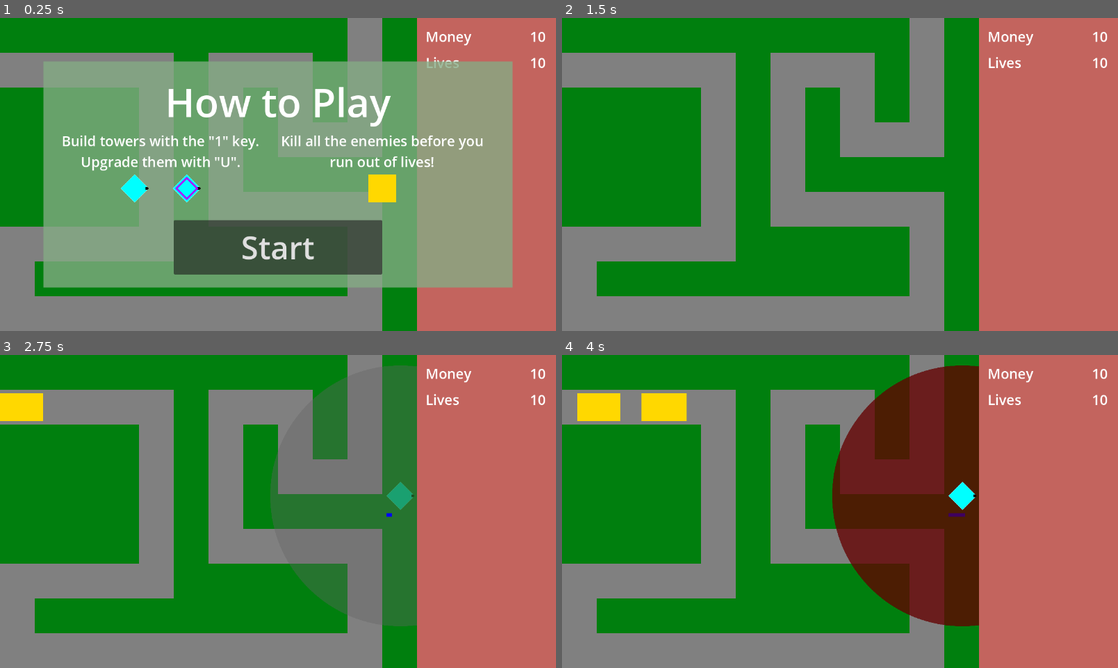
Above: before the commit, frames 1-4 (two rows, left to right).
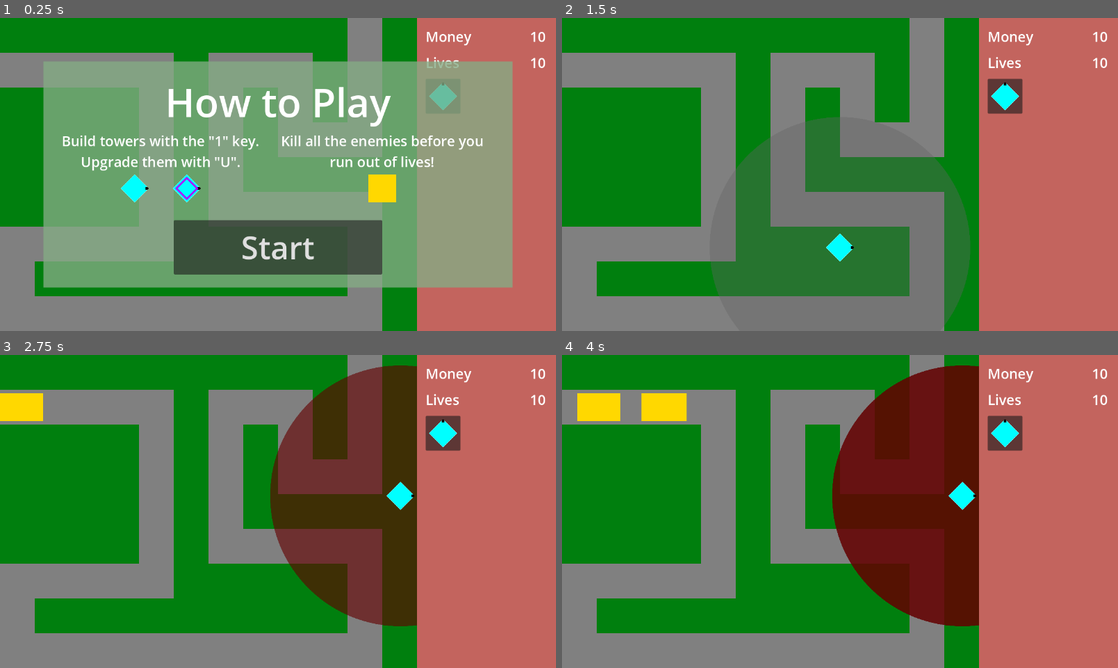
Above: after the commit, the same moments.

Repository: phrasmotica/godot-tower-defence
Game: Godot game, scene res://scenes/game.tscn
Same seed, same stepped clock (60 frames per second), same inputs: the game is played once before the commit and once after it.
Inputs (mouse positions are in pixels of both pictures, inside the frame that each line leads up to):
- Up to frame 1 (0.25 s): no input
- Up to frame 2 (1.5 s): click (1006, 96) at 0.52 s; click "Start" at 1.25 s
- Up to frame 3 (2.75 s): tap Enter (ui_accept) at 2, 2.27 s; move the mouse to (400, 495) at 2.02 s; hold U (tower_upgrade) from 2.03 s (still down); tap 1 (tower_1) at 2.1 s; click (400, 495) at 2.17 s
- Up to frame 4 (4 s): move the mouse to (962, 495) at 2.77 s; release U (tower_upgrade) at 2.78 s; tap 1 (tower_1) at 2.85, 3.6 s; click (962, 495) at 2.92 s; tap Enter (ui_accept) at 3.02 s; hold U (tower_upgrade) from 3.53 s (still down); click (962, 495) at 3.67 s

The runs differ from the first frame. In frame 1, 0.2% of the frame differs, in the area x 77-83%, y 20-30%; in frame 2, 15%; in frame 3, 19%, in the area x 48-83%, y 3-87%; in frame 4, 0.8%.

Commit message:
Allow buying gun tower via button in game UI

Diff:
--- a/scenes/game.tscn
+++ b/scenes/game.tscn
@@ -220,3 +220,4 @@
 [connection signal="tower_upgrade_start" from="Towers" to="Managers/BankManager" method="_on_towers_tower_upgrade_start"]
 [connection signal="start" from="UICanvas/StartGame" to="Managers/WavesManager" method="_on_start_game_start"]
 [connection signal="start" from="UICanvas/StartGame" to="Towers" method="_on_start_game_start"]
+[connection signal="buy_gun_tower_button" from="UICanvas/GameUI" to="Towers" method="_on_game_ui_buy_gun_tower_button"]
--- a/scenes/game_ui.tscn
+++ b/scenes/game_ui.tscn
@@ -1,10 +1,14 @@
-[gd_scene format=3 uid="uid://drho24vtc7gs3"]
+[gd_scene load_steps=3 format=3 uid="uid://drho24vtc7gs3"]
+
+[ext_resource type="Texture2D" uid="uid://b3723x1ovx18d" path="res://assets/sprites/tower1.png" id="1_02kwm"]
+[ext_resource type="Script" path="res://scripts/game_ui.gd" id="1_7yk5n"]
 
 [node name="GameUI" type="Control"]
 layout_mode = 3
 anchors_preset = 0
 offset_right = 320.0
 offset_bottom = 720.0
+script = ExtResource("1_7yk5n")
 
 [node name="ColorRect" type="ColorRect" parent="."]
 layout_mode = 1
@@ -49,3 +53,15 @@
 offset_bottom = 45.0
 theme_override_font_sizes/font_size = 32
 text = "10"
+
+[node name="GunTowerButton" type="Button" parent="ColorRect"]
+layout_mode = 0
+offset_left = 20.0
+offset_top = 140.0
+offset_right = 100.0
+offset_bottom = 220.0
+focus_mode = 0
+icon = ExtResource("1_02kwm")
+icon_alignment = 1
+
+[connection signal="pressed" from="ColorRect/GunTowerButton" to="." method="_on_gun_tower_button_pressed"]
--- /dev/null
+++ b/scripts/game_ui.gd
@@ -0,0 +1,8 @@
+class_name GameUI extends Control
+
+signal buy_gun_tower_button
+
+func _on_gun_tower_button_pressed():
+	print("Buying gun tower from UI")
+
+	buy_gun_tower_button.emit()
--- a/scripts/tower_manager.gd
+++ b/scripts/tower_manager.gd
@@ -131,3 +131,6 @@
 func _on_start_game_start():
 	print("Enabling tower manager")
 	set_process(true)
+
+func _on_game_ui_buy_gun_tower_button():
+	try_place(tower_1)
